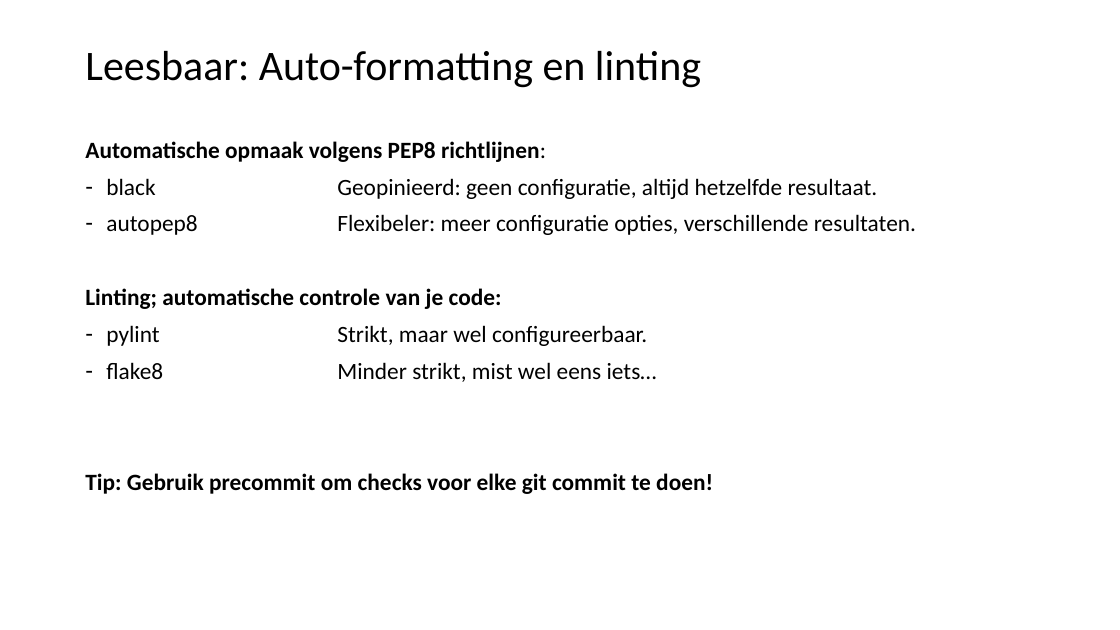
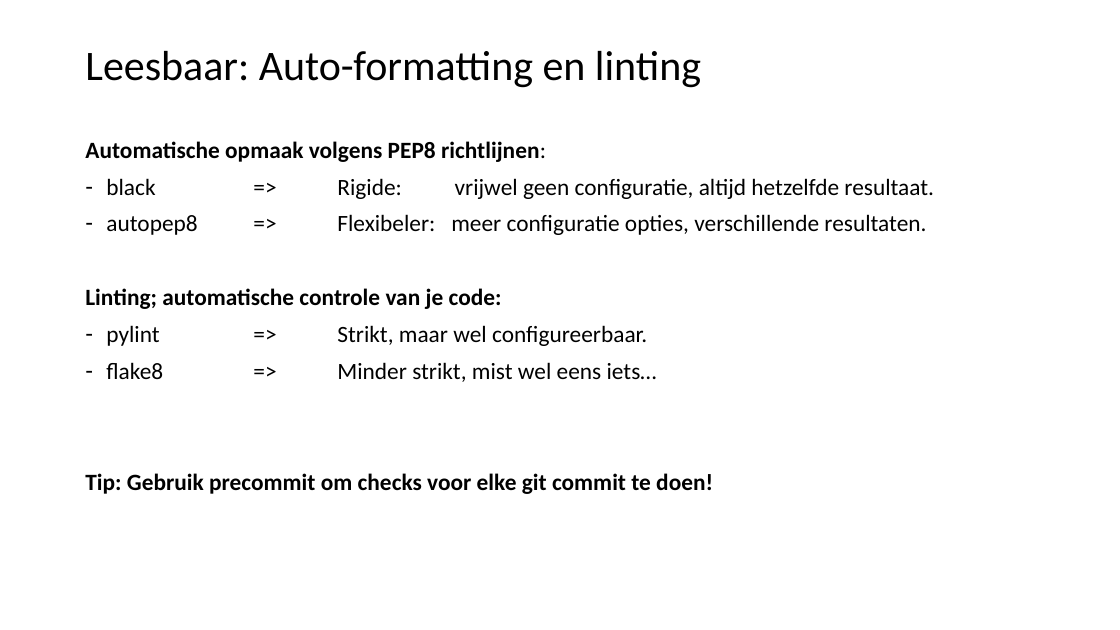
Before and after one commit to LFKoning/knowledge-sharing, a slide deck: slide 6 of python_trainees/2_production_code/python_traineeship_2.pptx. Drawn at 1120x630 pixels with LibreOffice and Linux fonts; fonts in the diff are those of the drawing. Boxes give left, top, right and bottom in pixels: in the first picture for what was removed or moved away, otherwise in the second. Text is boxed around its words. In the diff, an @@ line names an element or a change of style, - is before the commit and + after.

```diff
--- a/python_trainees/2_production_code/python_traineeship_2.pptx
+++ b/python_trainees/2_production_code/python_traineeship_2.pptx
@@ text at bbox=[106, 178, 934, 235]: text changed @@
-– black Geopinieerd: geen configuratie, altijd hetzelfde resultaat.
-– autopep8 Flexibeler: meer configuratie opties, verschillende resultaten.
+– black => Rigide: vrijwel geen configuratie, altijd hetzelfde resultaat.
+– autopep8 => Flexibeler: meer configuratie opties, verschillende resultaten.
@@ text at bbox=[106, 325, 657, 382]: text changed @@
-– pylint Strikt, maar wel configureerbaar.
-– flake8 Minder strikt, mist wel eens iets…
+– pylint => Strikt, maar wel configureerbaar.
+– flake8 => Minder strikt, mist wel eens iets…
```
Also in this commit, not shown: 30 other slides changed, 8 slides added, 1 slide removed, 30 other files.
